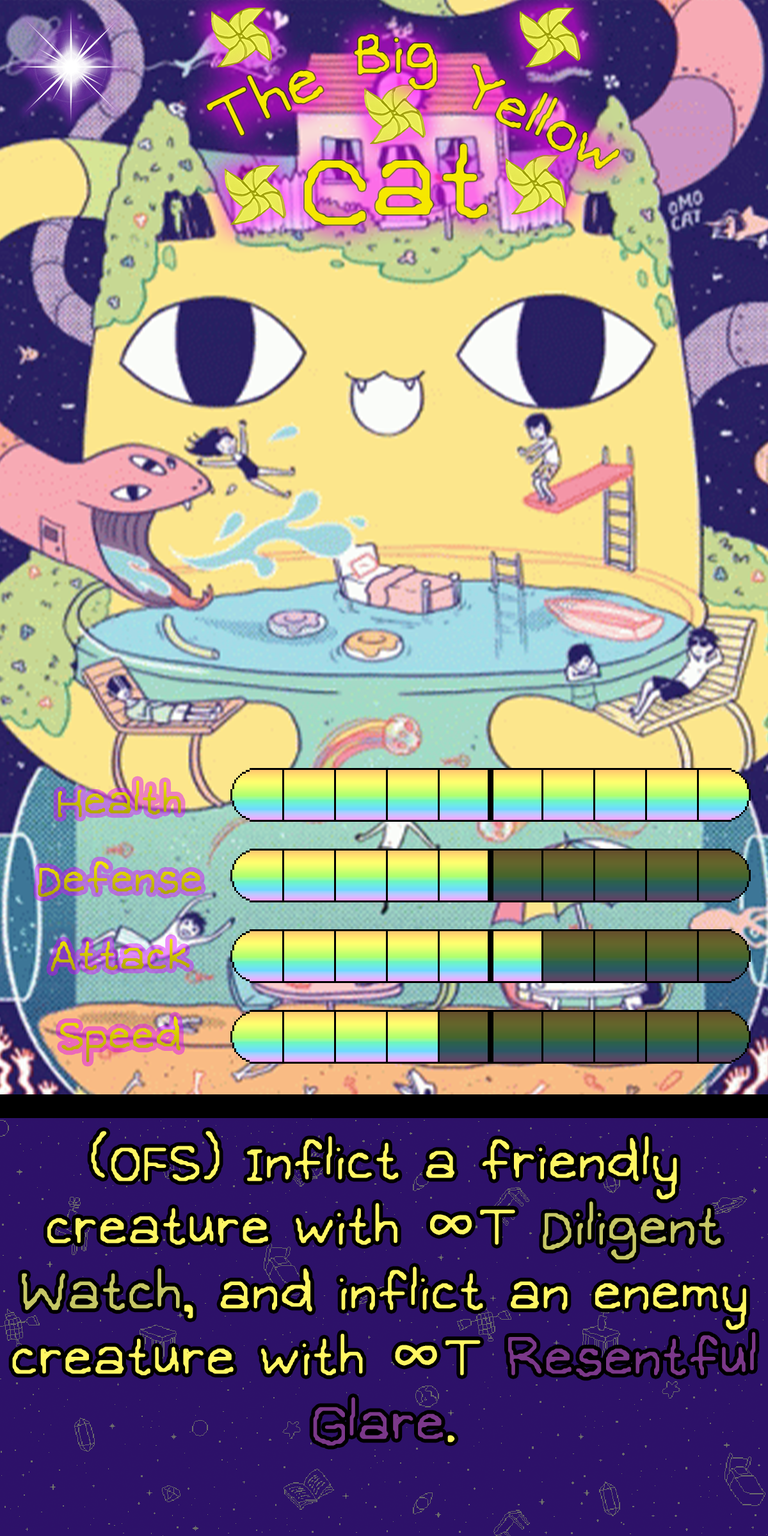
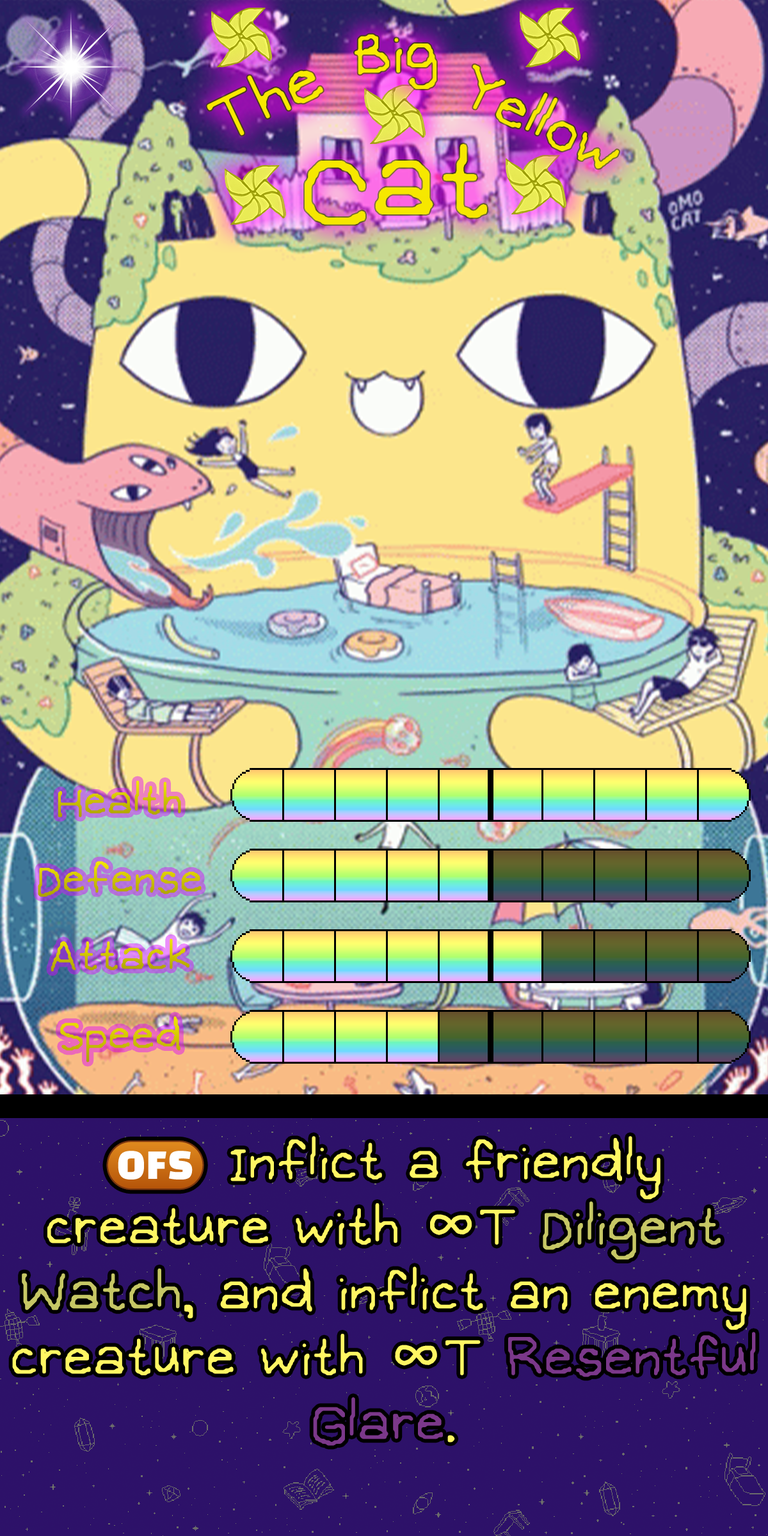
Before/after of a 768px x 1536px layered artwork. What changed in the layer stack:
painted on "Ability" over bbox(90, 1130, 678, 1309)
